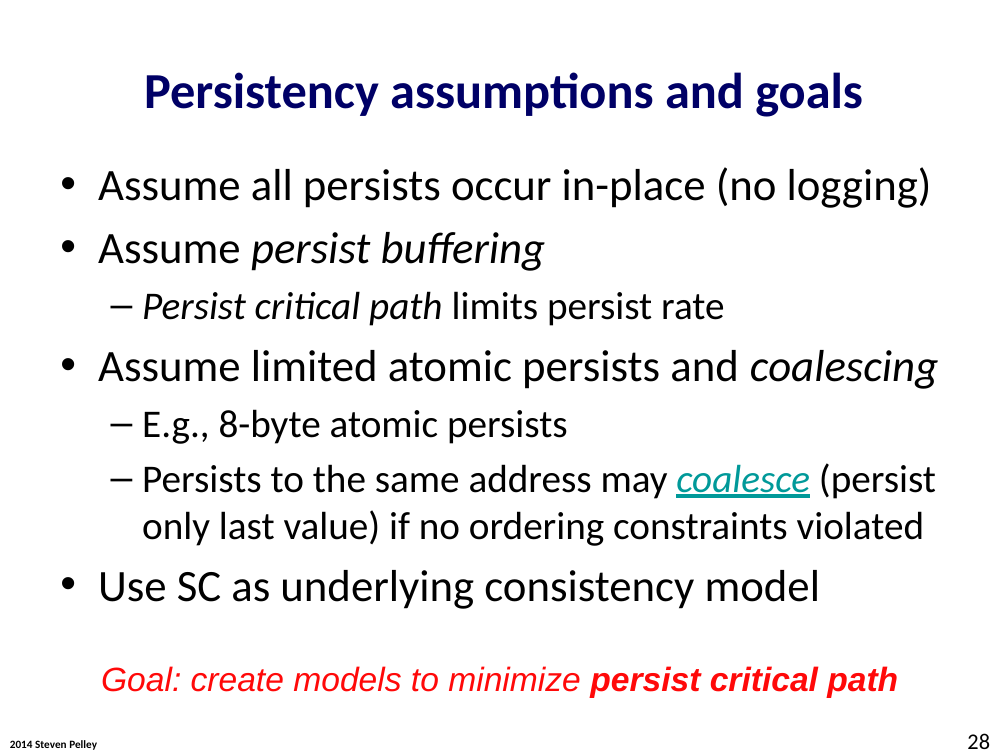
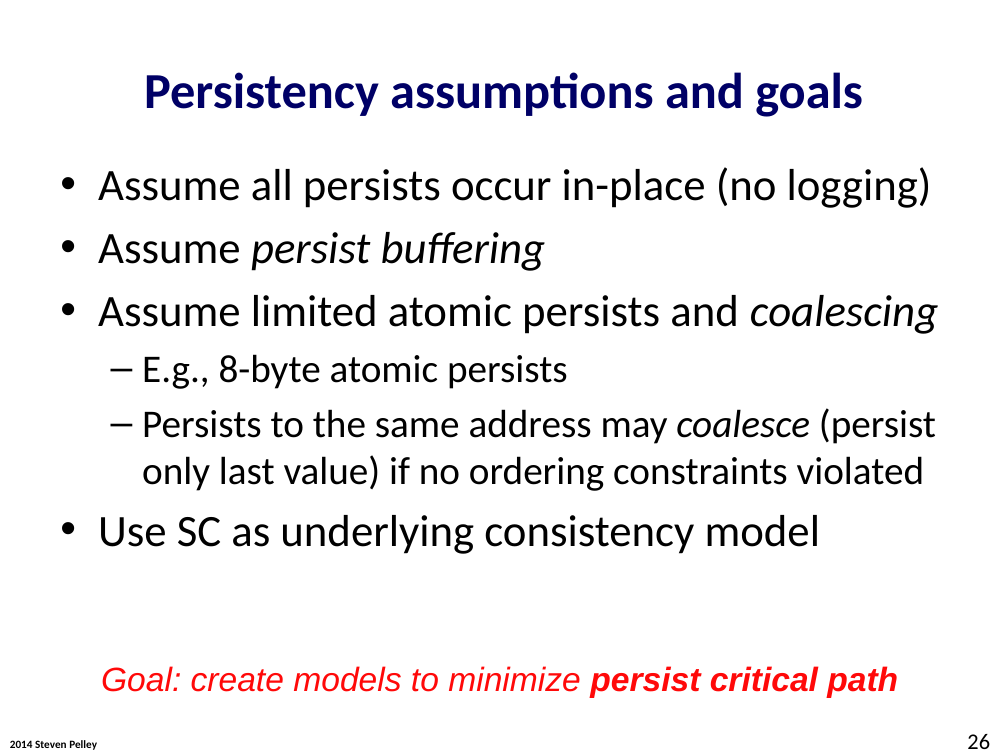
Before and after one commit to Abulila/dissertation, a slide deck: slide 26 of proposal/defense.pptx (slide 28 before the commit). Drawn at 1008x756 pixels with LibreOffice and Linux fonts; fonts in the diff are those of the drawing; background and template pictures are left out. Boxes give left, top, right and bottom in pixels: in the first picture for what was removed or moved away, otherwise in the second. Text is boxed around its words. In the diff, an @@ line names an element or a change of style, - is before the commit and + after.

```diff
--- a/proposal/defense.pptx
+++ b/proposal/defense.pptx
@@ text at bbox=[142, 291, 724, 326]: paragraph removed @@
-  – Persist critical path limits persist rate
@@ text at bbox=[142, 408, 936, 491]: text colour #009999 to #000000, underline off in "coalesce" @@
@@ page number at bbox=[967, 734, 990, 749]: text changed @@
-28
+26
```
Also in this commit, not shown: 9 other slides changed, 2 slides added.
